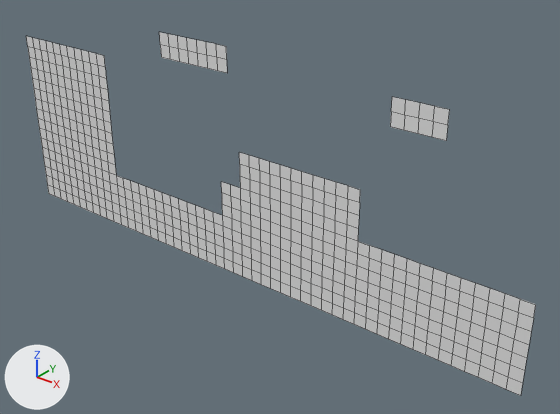
The OBJ model Assets/Tiled2Unity/Meshes/level4.obj, before and after one commit.
The view is the same before and after, from a 50 mm camera at (4.12, -13.16, 4.18) aimed at (-6.72, 0.39, -4.22). The lights are fixed; the arrows at lower left show +X, +Y and +Z. Mesh edges are drawn as thin lines. Where no turn or scale is listed for an object, it has been applied to the vertices.

Before the edit, the objects in view are built like this:
```python
me_level4 = bpy.data.meshes.new('level4')
me_level4.from_pydata(...)  # 581 vertices, 491 faces; spans x -16.0..0.0, y 0.0, z -6.4..-0.3
# before: 0 (-8.0, 0.0, -0.6) at pixel (226, 59), 1 (-8.3, 0.0, -0.6) at pixel (216, 57), 2 (-8.3, 0.0, -0.3) at pixel (216, 43), 3 (-8.0, 0.0, -0.3) at pixel (226, 46), 4 (-8.6, 0.0, -0.6) at pixel (206, 55)
# before: 5 (-8.6, 0.0, -0.3) at pixel (206, 41), 6 (-9.0, 0.0, -0.6) at pixel (197, 53), 7 (-9.0, 0.0, -0.3) at pixel (196, 39), 8 (-9.3, 0.0, -0.6) at pixel (187, 50), 9 (-9.3, 0.0, -0.3) at pixel (186, 37)
# before: 10 (-9.6, 0.0, -0.6) at pixel (178, 48), 11 (-9.6, 0.0, -0.3) at pixel (177, 35), 12 (-9.9, 0.0, -0.6) at pixel (169, 46), 13 (-9.9, 0.0, -0.3) at pixel (168, 33), 14 (-10.2, 0.0, -0.6) at pixel (160, 44)
# before: 15 (-10.2, 0.0, -0.3) at pixel (159, 31), 26 (-8.0, 0.0, -1.0) at pixel (227, 73), 27 (-8.3, 0.0, -1.0) at pixel (217, 70), 28 (-8.6, 0.0, -1.0) at pixel (207, 68), 29 (-9.0, 0.0, -1.0) at pixel (197, 66)
# before: 30 (-9.3, 0.0, -1.0) at pixel (188, 63), 31 (-9.6, 0.0, -1.0) at pixel (179, 61), 32 (-9.9, 0.0, -1.0) at pixel (169, 59), 33 (-10.2, 0.0, -1.0) at pixel (161, 57)
# before: 16 (-2.2, 0.0, -1.0) at pixel (447, 125), 17 (-2.6, 0.0, -1.0) at pixel (433, 121), 18 (-2.6, 0.0, -0.6) at pixel (434, 106), 19 (-2.2, 0.0, -0.6) at pixel (449, 109), 20 (-2.9, 0.0, -1.0) at pixel (418, 118)
# before: 21 (-2.9, 0.0, -0.6) at pixel (420, 102), 22 (-3.2, 0.0, -1.0) at pixel (404, 115), 23 (-3.2, 0.0, -0.6) at pixel (405, 99), 24 (-3.5, 0.0, -1.0) at pixel (391, 111), 25 (-3.5, 0.0, -0.6) at pixel (392, 96)
# before: 34 (-2.2, 0.0, -1.3) at pixel (446, 140), 35 (-2.6, 0.0, -1.3) at pixel (431, 137), 36 (-2.9, 0.0, -1.3) at pixel (417, 133), 37 (-3.2, 0.0, -1.3) at pixel (403, 130), 38 (-3.5, 0.0, -1.3) at pixel (390, 126)
ob_level4 = bpy.data.objects.new('level4', me_level4)
ob_level4.location = (0.0, 0.0, 0.0)
```
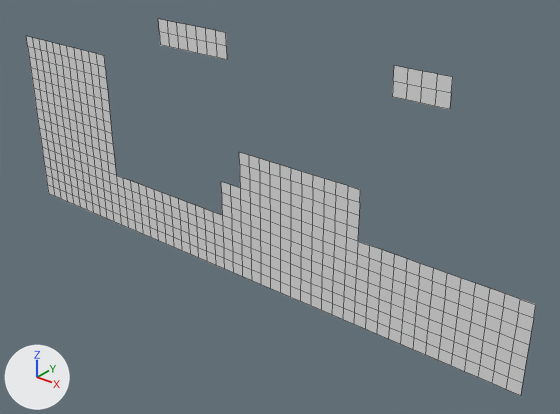
Boxes (x1, y1, x2, y2) around the edits, measured in the pictures (560 x 414 px; the box of a moved part takes in the faces that stretch with it):
'level4', reshaped: before (26, 32, 536, 396); after (26, 19, 536, 396)
part 1 of me_level4, moved or reshaped: before (160, 45, 227, 73); after (158, 19, 226, 46)
part 2 of me_level4, moved or reshaped: before (390, 97, 449, 141); after (392, 66, 453, 110)

What the commit changed:
me_level4 has 581 vertices, 491 faces and spans x -16.0..0.0, y 0.0, z -6.4..-0.3.
me_level4 is used by ob_level4; location (0.0, 0.0, 0.0).
Verts and faces of me_level4; kept vertices keep their numbers, new ones are numbered from 581.
Part 1, on me_level4:
Vertices deleted: 26 to 33 (with the faces that use them).
New vertices 581 to 588 stand at vertices 2, 3, 5, 7, 9, 11, 13, 15, in that order, plus (0.0, 0.0, 0.3).
New faces: (2, 581, 582, 3), (2, 5, 583, 581), (5, 7, 584, 583), (7, 9, 585, 584), (9, 11, 586, 585), (11, 13, 587, 586).
New faces: (13, 15, 588, 587).
Part 2, on me_level4:
Faces deleted: (16, 17, 18, 19), (17, 20, 21, 18), (20, 22, 23, 21), (22, 24, 25, 23), (16, 34, 35, 17), (17, 35, 36, 20).
Faces deleted: (20, 36, 37, 22), (22, 37, 38, 24).
Vertices 16, 17, 20, 22, 24 move by (0.0, 0.0, 0.7).
Vertices 34 to 38 move by (0.0, 0.0, 1.3).
New faces: (16, 17, 35, 34), (17, 20, 36, 35), (20, 22, 37, 36), (22, 24, 38, 37), (16, 19, 18, 17), (17, 18, 21, 20).
New faces: (20, 21, 23, 22), (22, 23, 25, 24).
